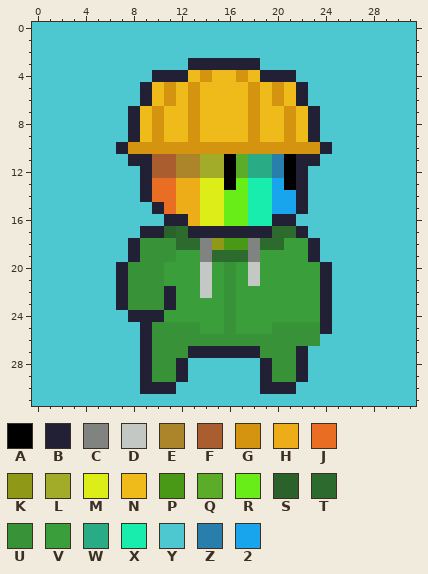
A pixel-art sprite gets an edit: nfts/image_6.png. Above, as it was before the edit.
The file is 32x32 pixels. Colours within 5 levels of each other are drawn and written as one.
Palette (. is transparent): A #000000  B #222034  C #808380  D #c3c8c4  E #ac8429  F #aa5d2f  G #d49410  H #edad18  J #e96e23  K #8f9917  L #a2ac29  M #dced18  N #eebb1b  P #499917  Q #5aac29  R #68ed18  S #2b622b  T #2d6a2d  U #379238  V #3a9f3b  W #29ac85  X #18edae  Y #4dc8d0  Z #297fac  2 #18a5ed
Once edited:
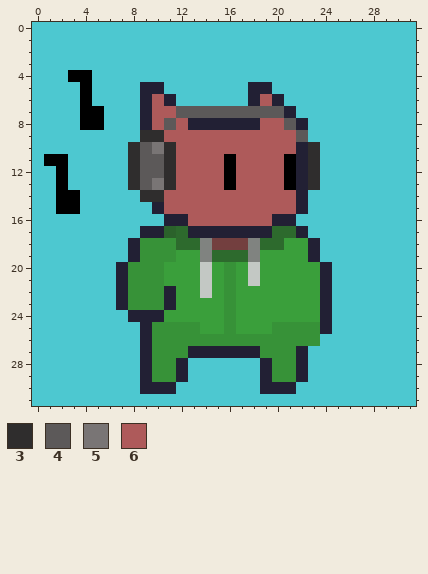
Colours new in this view: 3 #2f2d2d  4 #5c5959  5 #797575  6 #ae5a5a
Changes in this commit:
colour P: #499917 -> #733f3f
Changed rows in their new state; - is a pixel that keeps its letter.
first column x 1:
 3 ------------YYYYYY------
 4 --AA-----YYYYYYYYYYYY---
 5 ---A-----BYYYYYYYBBYYY--
 6 ---A-----6BYYYYYYB6BYY--
 7 ---AA--YB66444444444BYY-
 8 ---AA--YB646BBBBBB664BY-
 9 -------Y33666666666664Y-
10 ------Y34536666666666B3Y
11 AA-----34436666-6666--3-
12 -A-----34436666-6666--3-
13 -A-----34536666-6666--3-
14 -AA-----3366666666666---
15 -AA-------66666666666---
16 ------------6666666-----
18 --------------P---------
Pixel boxes of the changes (left, top, right, bottom) in both pictures:
changed: (44, 58, 332, 250)
